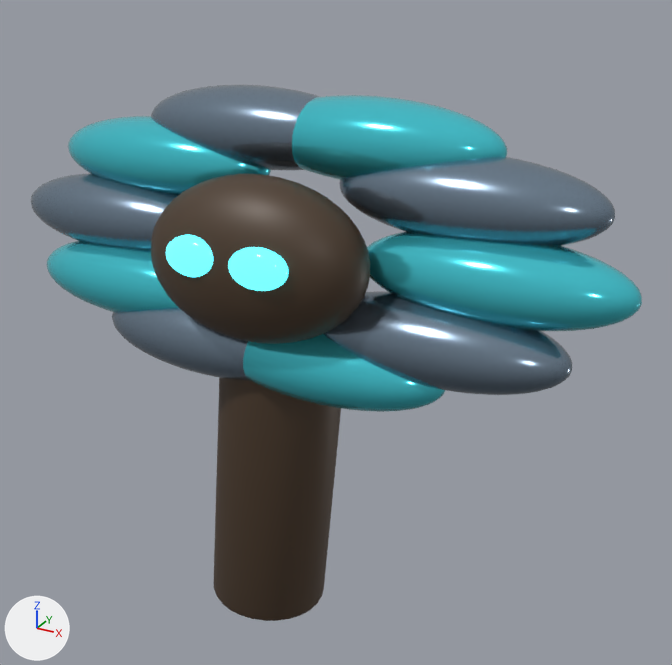
The glTF model public/models/enemies/plant_v5.glb: old version first, new version second.
Rendered twice from a 50 mm lens placed at (1.8, -2.81, 1.7), pointed at (0.18, 0.13, 0.23). Arrows for +X, +Y and +Z are at lower left; the lights stay in place. The older version comes first. Where no turn or scale is listed for an object, it has been applied to the vertices. Vertices at exactly the same position are counted once.

In view in the first picture: 'EYE_EMISSIVE', 'EYE_EMISSIVE.001', 'FLOWER_MAW_SECONDARY', 'FLOWER_PETAL_ACCENT', 'FLOWER_PETAL_ACCENT.001', 'FLOWER_PETAL_ACCENT.002', 'FLOWER_PETAL_ACCENT.003', 'FLOWER_PETAL_ACCENT.004', 'FLOWER_PETAL_PRIMARY', 'FLOWER_PETAL_PRIMARY.001', 'FLOWER_PETAL_PRIMARY.002', 'FLOWER_PETAL_PRIMARY.003', 'FLOWER_PETAL_PRIMARY.004', 'FLOWER_STEM_SECONDARY'.
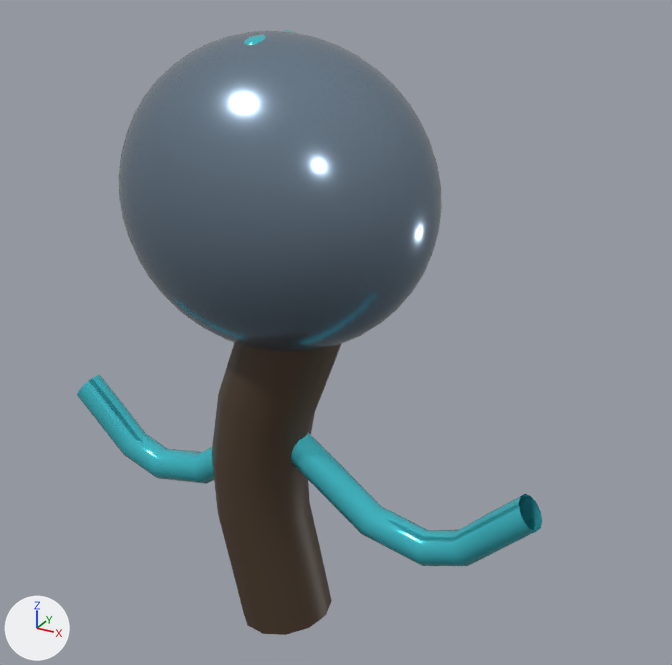
Not visible in the pictures: 'SNAPPER_JAW_BOTTOM_PRIMARY'.

Changed parts and their boxes (x1, y1, x2, y2) in the pictures (672 x 665 px):
'SNAPPER_BULB_PRIMARY', added
    after: (119, 31, 442, 352)
'FLOWER_STEM_SECONDARY', reshaped, moved
    before: (214, 377, 341, 621)
    after: (212, 342, 342, 635)
'FLOWER_MAW_SECONDARY', deleted (brown)
    before: (151, 174, 370, 344)
'FLOWER_PETAL_ACCENT', deleted (cyan)
    before: (367, 232, 642, 331)
'FLOWER_PETAL_PRIMARY', deleted
    before: (340, 157, 615, 246)
'FLOWER_PETAL_PRIMARY.004', deleted
    before: (324, 291, 572, 395)
'FLOWER_PETAL_ACCENT.001', deleted (cyan)
    before: (292, 95, 507, 179)
'SNAPPER_VINE_ACCENT.001', added (cyan)
    after: (291, 432, 542, 566)
'FLOWER_PETAL_PRIMARY.001', deleted
    before: (151, 85, 320, 170)
'FLOWER_PETAL_ACCENT.004', deleted (cyan)
    before: (243, 334, 445, 412)
'FLOWER_PETAL_ACCENT.002', deleted (cyan)
    before: (68, 116, 271, 195)
'FLOWER_PETAL_PRIMARY.002', deleted
    before: (31, 174, 178, 251)
'FLOWER_PETAL_ACCENT.003', deleted (cyan)
    before: (47, 241, 179, 312)
'FLOWER_PETAL_PRIMARY.003', deleted
    before: (112, 308, 251, 381)
'SNAPPER_VINE_ACCENT', added (cyan)
    after: (77, 375, 214, 484)
'EYE_EMISSIVE.001', deleted (cyan)
    before: (228, 247, 289, 291)
'EYE_EMISSIVE', deleted (cyan)
    before: (166, 234, 213, 277)
'SNAPPER_JAW_TOP_ACCENT', added (mostly hidden)
    after: (244, 30, 296, 45)

Diff of the bpy script that builds the scene:
```diff
--- a/public/models/enemies/plant_v5.glb.py
+++ b/public/models/enemies/plant_v5.glb.py
@@ me_cylinder_375 @@
-me_cylinder_375.from_pydata(...)  # 224 vertices, 444 faces; spans x -0.35..0.31, y -0.22..0.22, z -0.79..0.89
+me_cylinder_375.from_pydata(...)  # 84 vertices, 144 faces; spans x -0.32..0.29, y -0.2..0.2, z -1.13..0.44
+# me_cylinder_375 part 1: 224 vertices removed from x -0.35..0.31, y -0.22..0.22, z -0.79..0.89; 84 vertices added at x -0.32..0.29, y -0.2..0.2, z -1.13..0.44
 me_cylinder_375.materials.append(mat_deep_secondary)
@@ ob_flower_stem_secondary @@
 ob_flower_stem_secondary = bpy.data.objects.new('FLOWER_STEM_SECONDARY', me_cylinder_375)
-ob_flower_stem_secondary.location = (0.0, 0.0, -0.25)
+ob_flower_stem_secondary.location = (0.0, 0.0, 0.0)
@@ ob_flower_petal_accent @@
-ob_flower_petal_accent = bpy.data.objects.new('FLOWER_PETAL_ACCENT', me_sphere_425)
@@ ob_flower_petal_primary @@
-ob_flower_petal_primary = bpy.data.objects.new('FLOWER_PETAL_PRIMARY', me_sphere_426)
@@ ob_flower_petal_accent_001 @@
-ob_flower_petal_accent_001 = bpy.data.objects.new('FLOWER_PETAL_ACCENT.001', me_sphere_427)
@@ ob_flower_petal_primary_001 @@
-ob_flower_petal_primary_001 = bpy.data.objects.new('FLOWER_PETAL_PRIMARY.001', me_sphere_428)
@@ ob_flower_petal_accent_002 @@
-ob_flower_petal_accent_002 = bpy.data.objects.new('FLOWER_PETAL_ACCENT.002', me_sphere_429)
@@ ob_flower_petal_primary_002 @@
-ob_flower_petal_primary_002 = bpy.data.objects.new('FLOWER_PETAL_PRIMARY.002', me_sphere_430)
@@ ob_flower_petal_accent_003 @@
-ob_flower_petal_accent_003 = bpy.data.objects.new('FLOWER_PETAL_ACCENT.003', me_sphere_431)
@@ ob_flower_petal_primary_003 @@
-ob_flower_petal_primary_003 = bpy.data.objects.new('FLOWER_PETAL_PRIMARY.003', me_sphere_432)
@@ ob_flower_petal_accent_004 @@
-ob_flower_petal_accent_004 = bpy.data.objects.new('FLOWER_PETAL_ACCENT.004', me_sphere_433)
@@ ob_flower_petal_primary_004 @@
-ob_flower_petal_primary_004 = bpy.data.objects.new('FLOWER_PETAL_PRIMARY.004', me_sphere_434)
@@ ob_flower_maw_secondary @@
-ob_flower_maw_secondary = bpy.data.objects.new('FLOWER_MAW_SECONDARY', me_sphere_435)
@@ ob_eye_emissive @@
-ob_eye_emissive = bpy.data.objects.new('EYE_EMISSIVE', me_sphere_436)
@@ ob_eye_emissive_001 @@
-ob_eye_emissive_001 = bpy.data.objects.new('EYE_EMISSIVE.001', me_sphere_437)
@@ ob_snapper_vine_accent_001 @@
+ob_snapper_vine_accent_001 = bpy.data.objects.new('SNAPPER_VINE_ACCENT.001', me_snapper_vine_001)  # 84 vertices, 144 faces; spans x -0.033..1.092, y -0.07..0.07, z -0.62..-0.138; in mat_deep_accent (cyan #50ddeb)
+ob_snapper_vine_accent_001.location = (0.0, 0.0, 0.0)
@@ ob_snapper_vine_accent @@
+ob_snapper_vine_accent = bpy.data.objects.new('SNAPPER_VINE_ACCENT', me_snapper_vine)  # 84 vertices, 144 faces; spans x -1.092..0.033, y -0.07..0.07, z -0.62..-0.138; in mat_deep_accent (cyan #50ddeb)
+ob_snapper_vine_accent.location = (0.0, 0.0, 0.0)
@@ ob_snapper_jaw_bottom_primary @@
+ob_snapper_jaw_bottom_primary = bpy.data.objects.new('SNAPPER_JAW_BOTTOM_PRIMARY', me_snapper_jaw_bottom)  # 152 vertices, 300 faces; spans x -0.553..0.553, y -0.16..0.16, z 0.124..0.849; in mat_deep_primary (greyish blue #8497aa)
+ob_snapper_jaw_bottom_primary.location = (0.0, 0.0, 0.0)
@@ ob_snapper_jaw_top_accent @@
+ob_snapper_jaw_top_accent = bpy.data.objects.new('SNAPPER_JAW_TOP_ACCENT', me_snapper_jaw_top)  # 152 vertices, 300 faces; spans x -0.553..0.553, y -0.16..0.16, z 0.631..1.356; in mat_deep_accent (cyan #50ddeb)
+ob_snapper_jaw_top_accent.location = (0.0, 0.0, 0.0)
@@ ob_snapper_bulb_primary @@
+ob_snapper_bulb_primary = bpy.data.objects.new('SNAPPER_BULB_PRIMARY', me_sphere_410)  # a UV sphere (40 segments, 24 rings, poles along z) spanning x -0.62..0.62, y -0.48..0.48, z -0.58..0.58; in mat_deep_primary (greyish blue #8497aa)
+ob_snapper_bulb_primary.location = (0.0, 0.0, 0.78)
```
